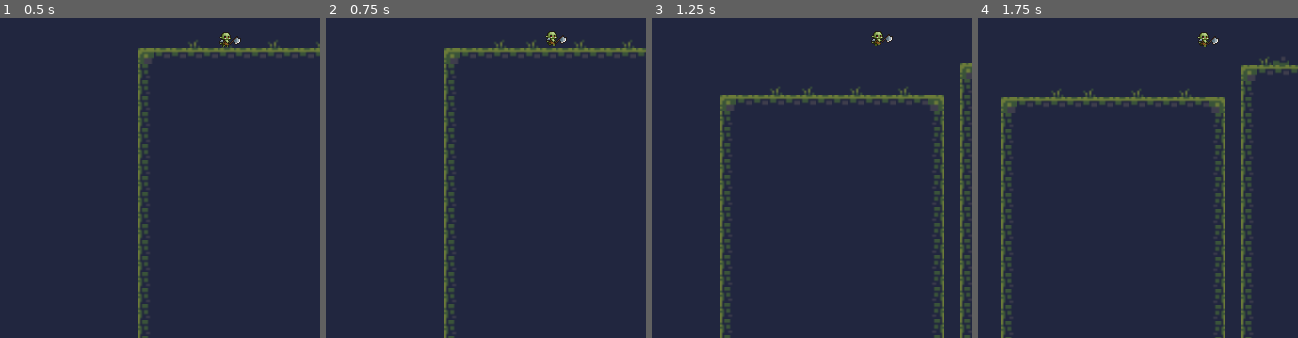
Above: before the commit, frames 1-4 (left to right).
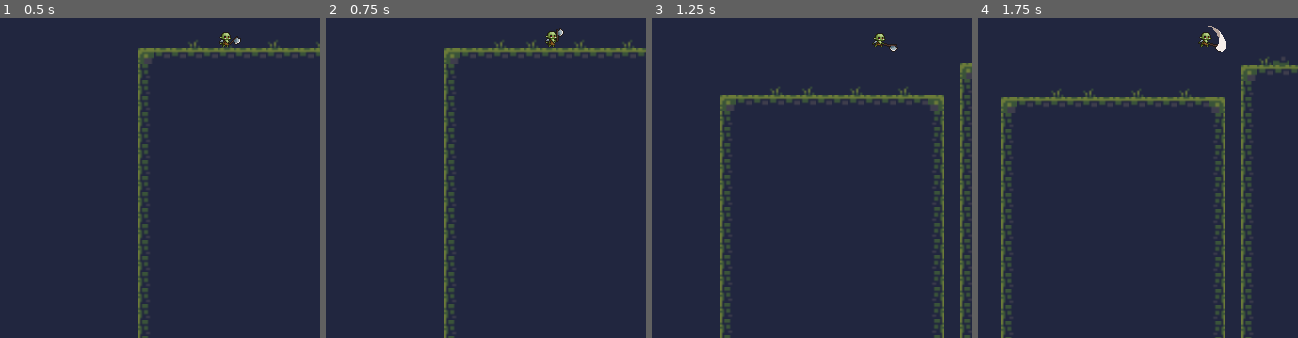
Above: after the commit, the same moments.

Repository: QuinnChrest/2D-Game
Game: Godot game, scene res://game/main.tscn
Two runs of this game, one before a commit and one after it. Both use one fixed random seed, a clock stepped at 60 frames per second and the inputs below.
Inputs:
- Up to frame 1 (0.5 s): no input
- Up to frame 2 (0.75 s): hold Right (move_right) from 0.53 s (still down); tap Space (attack, bound only after the commit) at 0.6 s
- Up to frame 3 (1.25 s): keep holding Right (move_right); tap Up (jump) at 0.77 s
- Up to frame 4 (1.75 s): keep holding Right (move_right); tap Space (attack, bound only after the commit) at 1.35 s; tap Up (jump) at 1.52 s
The pictures show only the part of the screen within x 15-65%, y 47-97%; the shares and areas given below are measured in that part.

Frame 1 is identical in both runs. In frame 2, 0.2% of the frame differs, in the area x 68-76%, y 3-10%; in frame 3, 0.3%; in frame 4, 0.4%, in the area x 68-78%, y 2-11%.

Commit message:
attack animation working

Diff:
--- a/player/Player.gd
+++ b/player/Player.gd
@@ -7,12 +7,13 @@
 
 var screen_size # Size of the game window.
 
+var attack_complete = true
+
 # Called when the node enters the scene tree for the first time.
 func _ready():
 	screen_size = get_viewport_rect().size
 	$AnimatedSprite2D.play()
 	hide()
-
 
 # Called every frame. 'delta' is the elapsed time since the previous frame.
 func _process(delta):
@@ -30,13 +31,17 @@
 
 	move_and_slide()
 
-	if velocity.x != 0:
-		$AnimatedSprite2D.animation = "Walk"
-		$AnimatedSprite2D.flip_h = velocity.x < 0
-	else:
-		$AnimatedSprite2D.animation = "Idle"
+	if Input.is_action_just_pressed("attack") && attack_complete:
+		$AnimatedSprite2D.animation = "Attack"
+		attack_complete = false
+	elif attack_complete:
+		if velocity.x != 0:
+			$AnimatedSprite2D.animation = "Walk"
+			$AnimatedSprite2D.flip_h = velocity.x < 0
+		else:
+			$AnimatedSprite2D.animation = "Idle"
 
-
+	$AnimatedSprite2D.play()
 
 func _on_body_entered(body):
 	hide()
@@ -44,8 +49,13 @@
 	$AnimatedSprite2D.stop()
 	$CollisionShape2D.set_deferred("disabled", true)
 
-
 func start(pos):
 	position = pos
 	show()
 	$CollisionShape2D.disabled = false
+
+
+func _on_animated_sprite_2d_animation_finished():
+	if($AnimatedSprite2D.animation == "Attack"):
+		attack_complete = true
+		$AnimatedSprite2D.animation = "Idle"
--- a/player/Player.tscn
+++ b/player/Player.tscn
@@ -134,7 +134,7 @@
 "duration": 1.0,
 "texture": SubResource("AtlasTexture_xppgs")
 }],
-"loop": true,
+"loop": false,
 "name": &"Attack",
 "speed": 9.0
 }, {
@@ -228,8 +228,12 @@
 
 [node name="AnimatedSprite2D" type="AnimatedSprite2D" parent="."]
 sprite_frames = SubResource("SpriteFrames_1bf6m")
-animation = &"Default"
+animation = &"Walk"
+frame = 1
+frame_progress = 0.243098
 
 [node name="CollisionShape2D" type="CollisionShape2D" parent="."]
 scale = Vector2(1.125, 1.215)
 shape = SubResource("CapsuleShape2D_mnjp2")
+
+[connection signal="animation_finished" from="AnimatedSprite2D" to="." method="_on_animated_sprite_2d_animation_finished"]
--- a/project.godot
+++ b/project.godot
@@ -45,3 +45,9 @@
 , Object(InputEventKey,"resource_local_to_scene":false,"resource_name":"","device":-1,"window_id":0,"alt_pressed":false,"shift_pressed":false,"ctrl_pressed":false,"meta_pressed":false,"pressed":false,"keycode":0,"physical_keycode":87,"key_label":0,"unicode":119,"echo":false,"script":null)
 ]
 }
+attack={
+"deadzone": 0.5,
+"events": [Object(InputEventKey,"resource_local_to_scene":false,"resource_name":"","device":-1,"window_id":0,"alt_pressed":false,"shift_pressed":false,"ctrl_pressed":false,"meta_pressed":false,"pressed":false,"keycode":0,"physical_keycode":32,"key_label":0,"unicode":32,"echo":false,"script":null)
+, Object(InputEventKey,"resource_local_to_scene":false,"resource_name":"","device":-1,"window_id":0,"alt_pressed":false,"shift_pressed":false,"ctrl_pressed":false,"meta_pressed":false,"pressed":false,"keycode":0,"physical_keycode":71,"key_label":0,"unicode":103,"echo":false,"script":null)
+]
+}
Not shown, changed: .DS_Store
